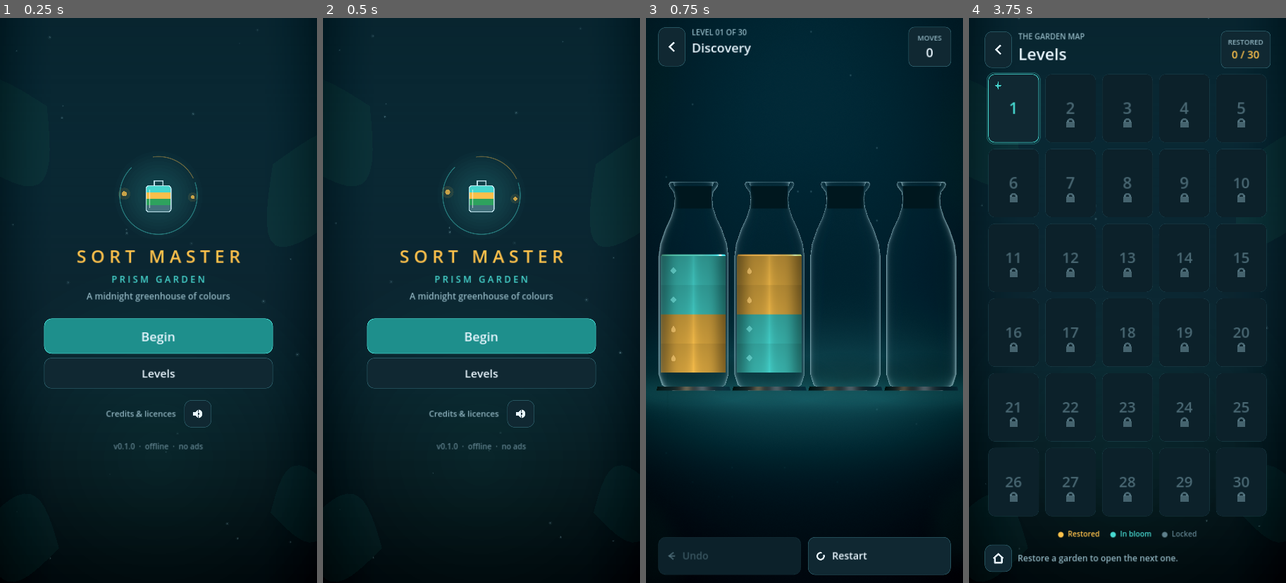
Above: before the commit, frames 1-4 (left to right).
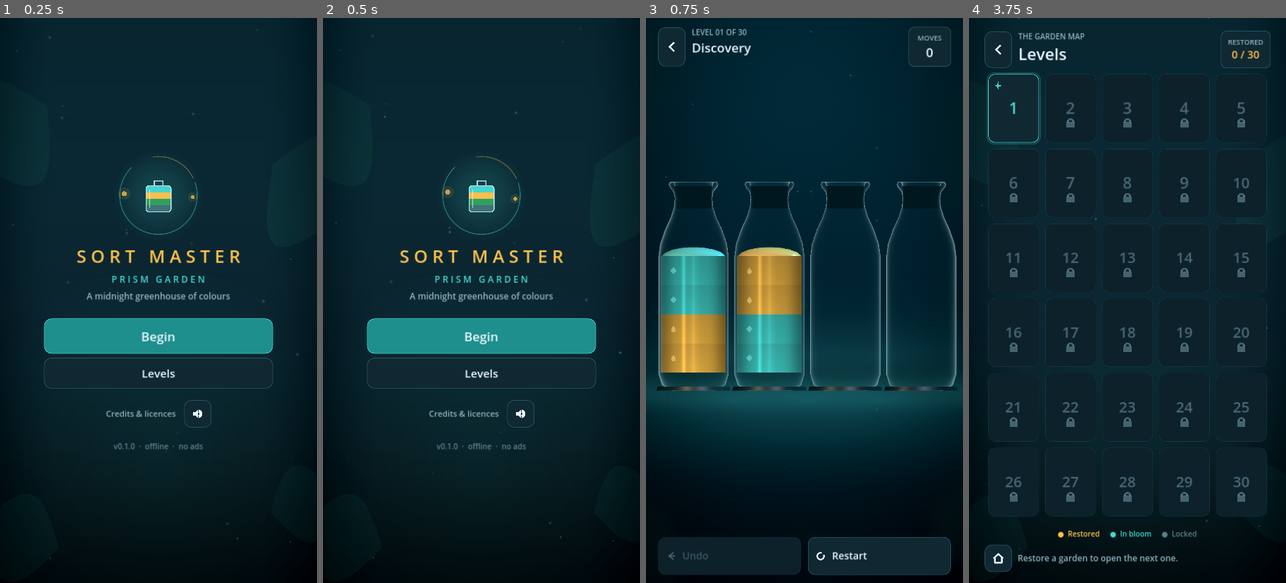
Above: after the commit, the same moments.

Repository: kieronpeters/sort-master
Game: Godot game, scene res://scenes/main.tscn
Same seed, same stepped clock (60 frames per second), same inputs: the game is played once before the commit and once after it. Sound files missing from this copy of the repository are replaced by a short silence.
Inputs (mouse positions are in pixels of both pictures, inside the frame that each line leads up to):
- Up to frame 1 (0.25 s): no input
- Up to frame 2 (0.5 s): no input
- Up to frame 3 (0.75 s): click "Begin" at 0.5 s
- Up to frame 4 (3.75 s): click (1203, 554) at 1.25 s; click (1203, 554) at 2 s; click (1203, 554) at 2.75 s; click (994, 46) at 3.5 s

Frames 1-2 are identical in both runs. In frame 3, 0.9% of the frame differs, in the area x 4-50%, y 40-63%; in frame 4, nothing differs.

Commit message:
feat: give the liquid gloss and a domed surface
Compared against Magic Sort! (Grand Games) using its public store screenshots -
not a decompiled APK. The gameplay shot showed the difference immediately: their
bands read as jelly because each carries a narrow specular streak down one side
and a domed, lit surface, while ours were matte and flat.

- liquid.gdshader gains a gloss streak: a wide, soft term plus a tight core so it
  reads as a reflection rather than a wash.
- the coordinate had to be signed. Using abs(VERTEX.x) mirrored the highlight on
  both sides, which at 0.34 strength washed most of the band out; the streak is
  now on one side at 0.20.
- the flat meniscus disc is replaced by a flattened hemisphere with low roughness,
  so the top band has a curved lit surface instead of a cut-off cylinder.

Not copied: their tall 12-band tubes (that needs the wider board and cannot apply
to frozen levels), their palette, or their mascot/event framing. The technique is
the same; the implementation is ours.

Gate: 136 / 154 / 153 / 30, exit 0. Level 1 replayed: won in 3 moves.

Diff:
--- a/godot/assets/shaders/liquid.gdshader
+++ b/godot/assets/shaders/liquid.gdshader
@@ -35,10 +35,21 @@
 uniform float sheen : hint_range(0.0, 0.4) = 0.07;
 uniform float sheen_centre : hint_range(0.0, 1.0) = 0.55;
 
+// The gloss. This is the single biggest difference between flat bands and
+// liquid that reads as a substance: a bright, narrow streak down one side where
+// the surface catches the light, exactly where a rounded column would.
+uniform float highlight : hint_range(0.0, 0.8) = 0.20;
+uniform float highlight_pos : hint_range(0.0, 1.0) = 0.30;
+uniform float highlight_width : hint_range(0.02, 0.35) = 0.070;
+
 varying float lateral;
+varying float lateral_signed;
 
 void vertex() {
 	lateral = clamp(abs(VERTEX.x) / max(band_radius, 0.0001), 0.0, 1.0);
+	// Signed, so the gloss can sit on one side only. abs() mirrored it and made
+	// the highlight read as a wash across the whole band.
+	lateral_signed = clamp(VERTEX.x / max(band_radius, 0.0001), -1.0, 1.0);
 }
 
 void fragment() {
@@ -49,5 +60,10 @@
 	float sheen_band = exp(-pow((lateral - sheen_centre) * 3.2, 2.0));
 	shade += sheen * sheen_band;
 
+	// Gloss streak, plus a tight core so it reads as a reflection, not a wash.
+	float gloss = exp(-pow((lateral_signed + highlight_pos) / highlight_width, 2.0));
+	float core = exp(-pow((lateral_signed + highlight_pos) / (highlight_width * 0.42), 2.0));
+	shade += highlight * gloss + highlight * 0.45 * core;
+
 	ALBEDO = band_colour * shade;
 }
--- a/godot/scripts/presentation/vessel_builder.gd
+++ b/godot/scripts/presentation/vessel_builder.gd
@@ -116,19 +116,23 @@
 	# meniscus: a lighter lip at the liquid surface, slightly inset
 	if contents.size() > 0:
 		var surface: Color = COLOURS.get(contents[contents.size() - 1], Color.MAGENTA)
-		var disc := CylinderMesh.new()
-		disc.top_radius = r * 0.97
-		disc.bottom_radius = r
-		disc.height = 0.005
-		disc.radial_segments = 32
+		# A domed surface, not a flat cap: real liquid bulges slightly at the
+		# rim of the tube, and the curved highlight is what makes the top band
+		# read as a fluid surface rather than a cut-off cylinder.
+		var dome := SphereMesh.new()
+		dome.radius = r * 0.995
+		dome.height = 0.026
+		dome.radial_segments = 32
+		dome.rings = 8
+		dome.is_hemisphere = true
 		var disc_mi := MeshInstance3D.new()
-		disc_mi.mesh = disc
+		disc_mi.mesh = dome
 		var dm := StandardMaterial3D.new()
-		dm.albedo_color = surface.lightened(0.10)
-		dm.roughness = 0.22
-		dm.metallic_specular = 0.55
+		dm.albedo_color = surface.lightened(0.22)
+		dm.roughness = 0.14
+		dm.metallic_specular = 0.85
 		disc_mi.material_override = dm
-		disc_mi.position = Vector3(0, base_y + band_h * contents.size() + 0.002, 0)
+		disc_mi.position = Vector3(0, base_y + band_h * contents.size() - 0.004, 0)
 		root.add_child(disc_mi)
 
 	# dark inner neck, so the mouth reads as an opening rather than a cap
